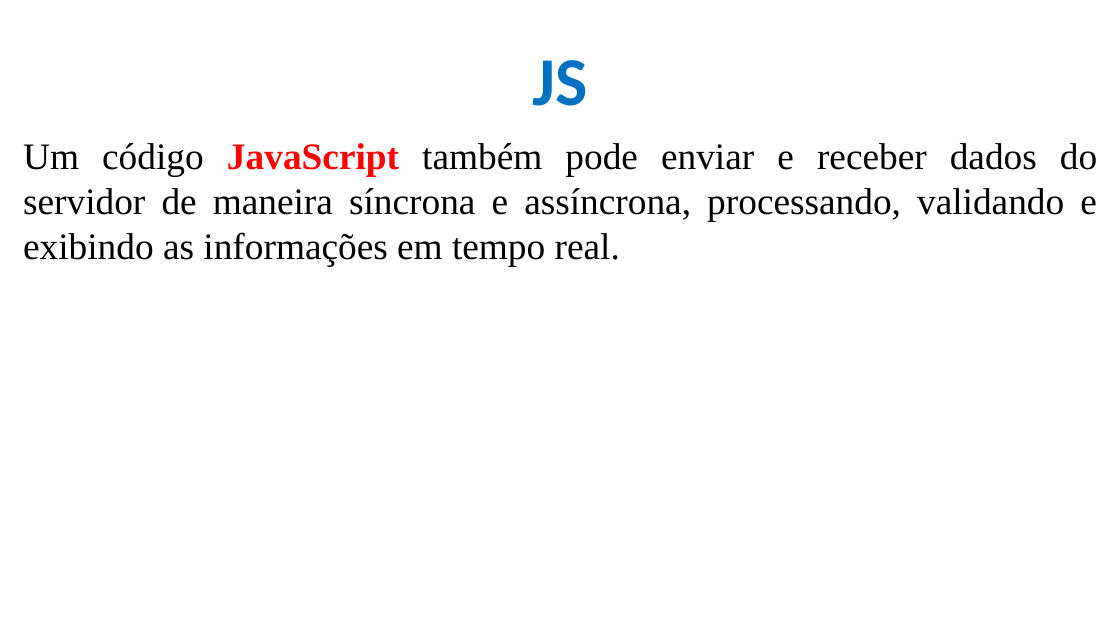
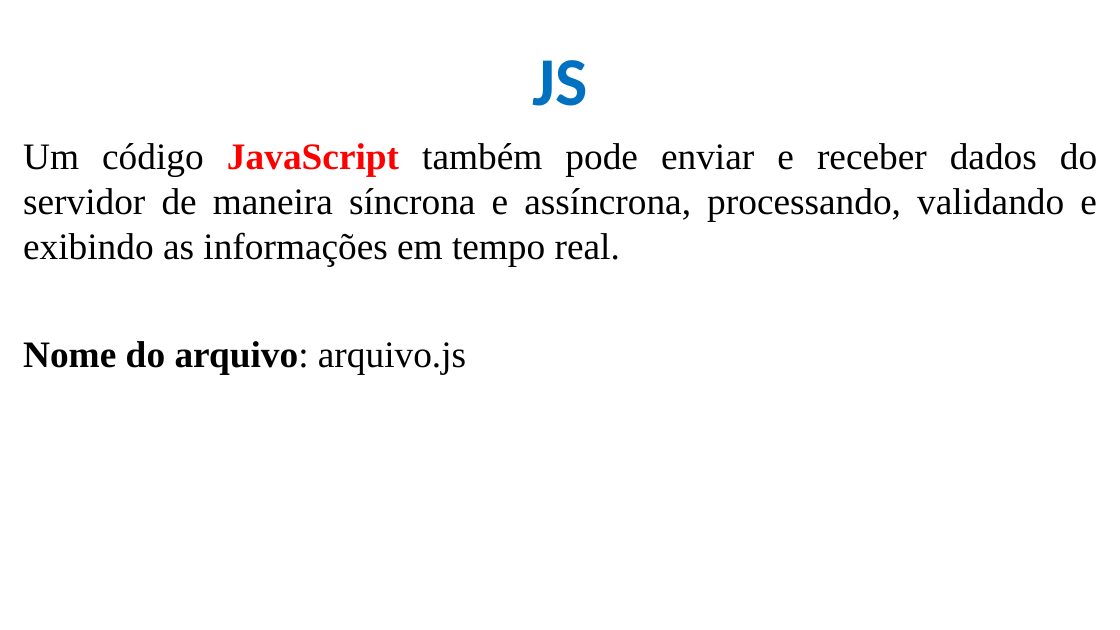
Before and after one commit to CloudEducationBrazil/WydenDesenvolvimentoWebPHP, a slide deck: slide 7 of 01 Classes/Aula 08 Desenvolvimento Web PHP - JS.pptx. Drawn at 1120x630 pixels with LibreOffice and Linux fonts; fonts in the diff are those of the drawing; background and template pictures are left out. Boxes give left, top, right and bottom in pixels: in the first picture for what was removed or moved away, otherwise in the second. Text is boxed around its words. In the diff, an @@ line names an element or a change of style, - is before the commit and + after.

```diff
--- a/01 Classes/Aula 08 Desenvolvimento Web PHP - JS.pptx
+++ b/01 Classes/Aula 08 Desenvolvimento Web PHP - JS.pptx
@@ text at bbox=[23, 341, 466, 375]: paragraph added @@
+Nome do arquivo: arquivo.js
```
Also in this commit, not shown: 1 other slide changed, 1 other file.
